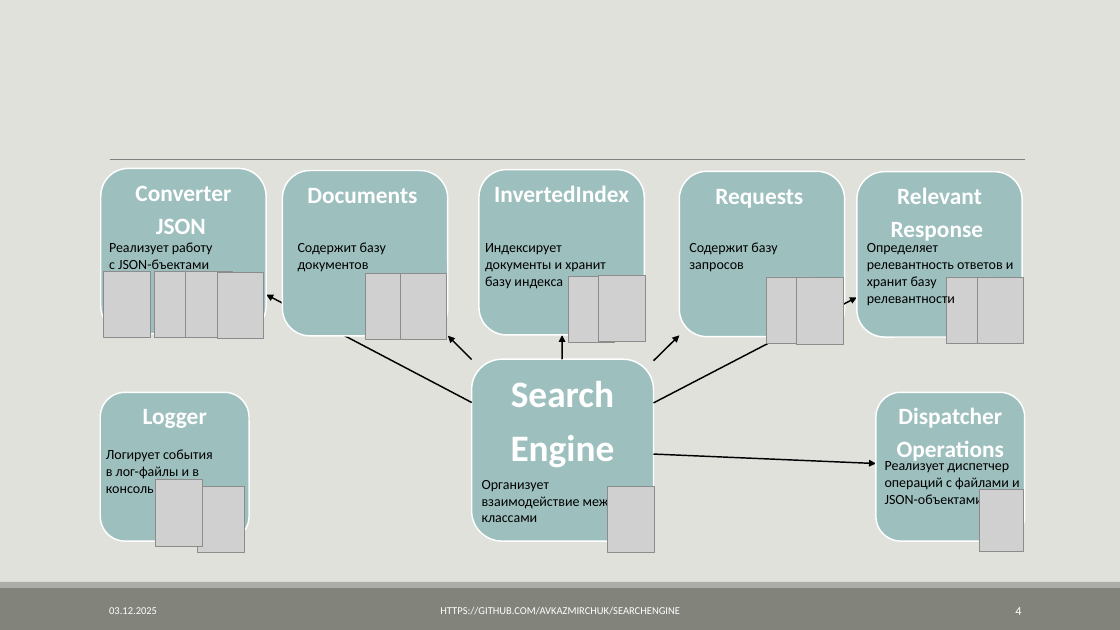
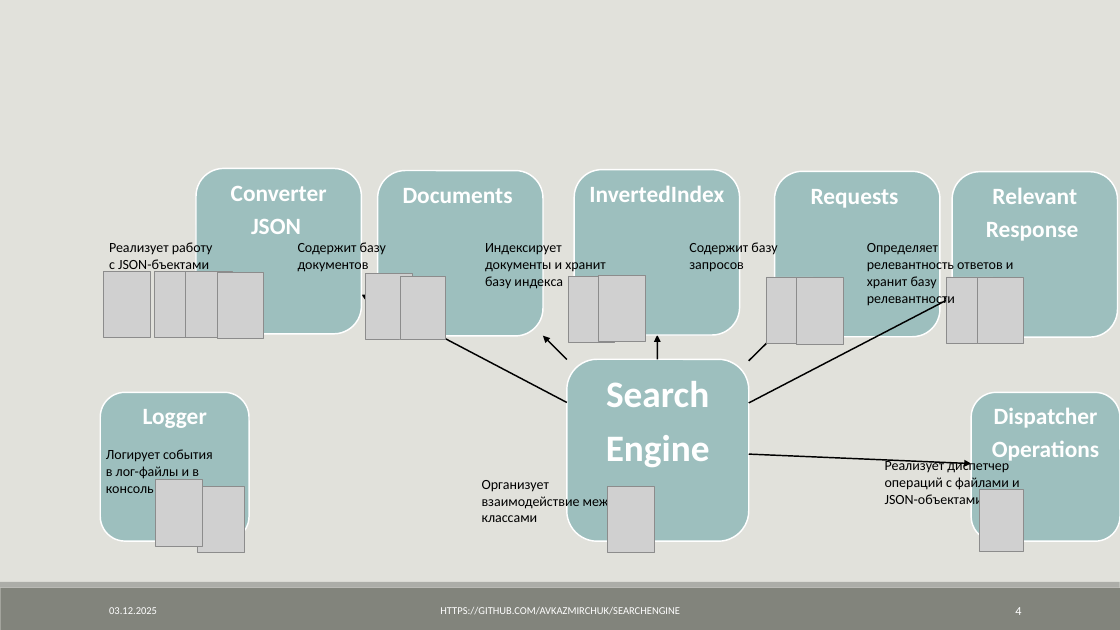
Before and after one commit to AVKazmirchuk/SearchEngine, a slide deck: slide 4 of presentation/защита.pptx. Drawn at 1120x630 pixels with LibreOffice and Linux fonts; fonts in the diff are those of the drawing; grey boxes stand for pictures. Boxes give left, top, right and bottom in pixels: in the first picture for what was removed or moved away, otherwise in the second. Text is boxed around its words. In the diff, an @@ line names an element or a change of style, - is before the commit and + after.

Commit message:
update presentation

```diff
--- a/presentation/защита.pptx
+++ b/presentation/защита.pptx
@@ line removed from (110, 160) to (1026, 160) @@
@@ rounded rectangle: place and size @@
-rounded rectangle at [282,171,448,336]
+rounded rectangle at [196,168,361,334]
@@ rounded rectangle: place and size @@
-rounded rectangle at [101,168,266,334]
+rounded rectangle at [378,171,544,336]
@@ rounded rectangle: place and size @@
-rounded rectangle at [857,171,1023,337]
+rounded rectangle at [775,171,940,337]
@@ rounded rectangle: place and size @@
-rounded rectangle at [680,171,845,337]
+rounded rectangle at [952,171,1117,337]
@@ 7 texts, 6 freeform shapes, 3 rounded rectangles: place and size @@
-7 texts, 6 freeform shapes, 3 rounded rectangles at [135,170,1025,542]
+7 texts, 6 freeform shapes, 3 rounded rectangles at [231,170,1120,542]
```
Also in this commit, not shown: 12 other slides changed, 17 other files.
